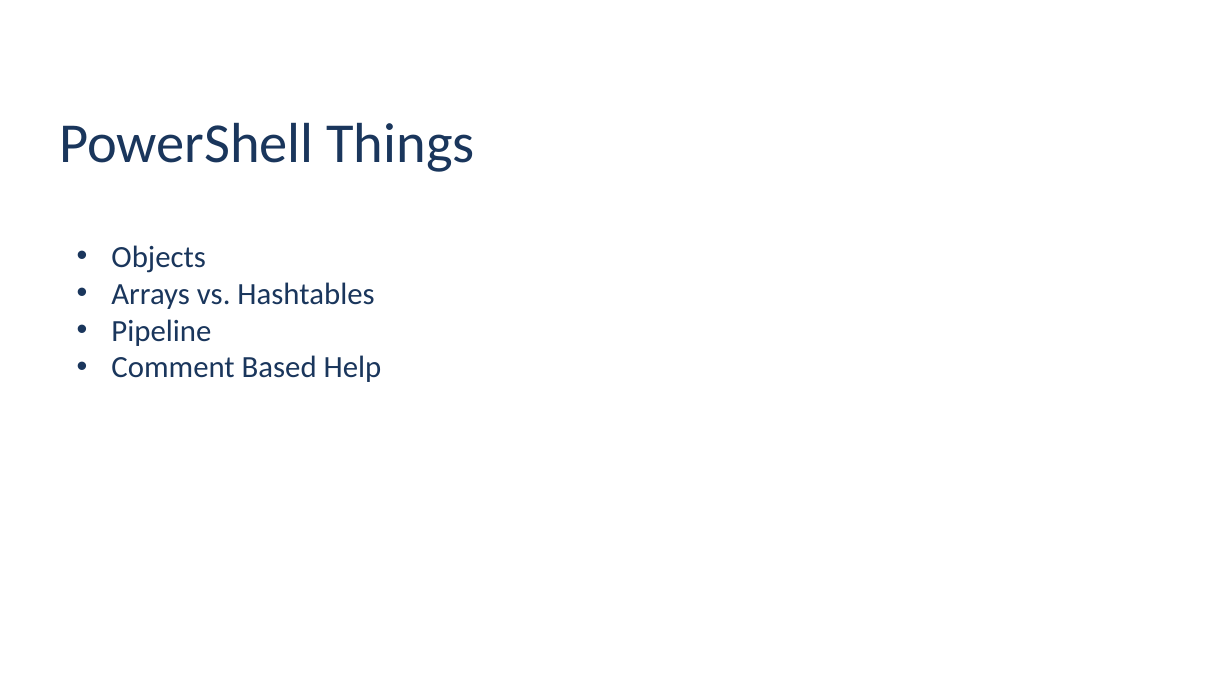
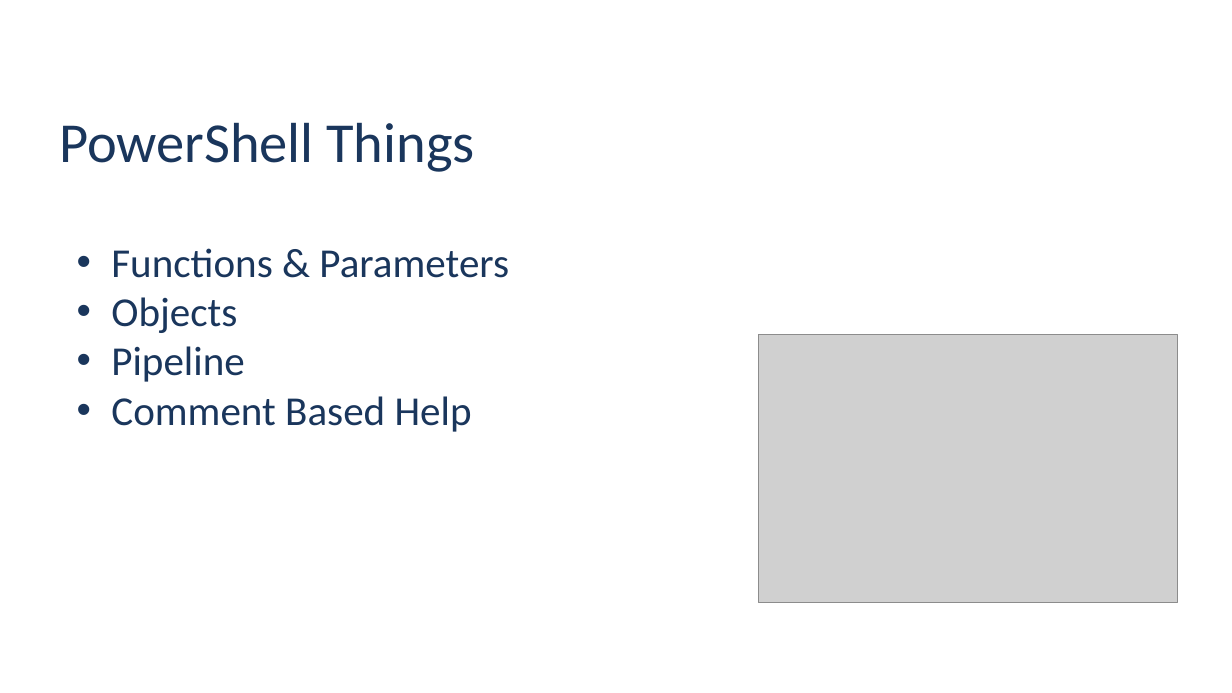
Before and after one commit to jpsider/Invoke-Automation, a slide deck: slide 9 of Powercli/PDX_VMUG_2023/UserCon-PPT-2023.pptx. Drawn at 1232x693 pixels with LibreOffice and Linux fonts; fonts in the diff are those of the drawing; grey boxes stand for pictures; background and template pictures are left out. Boxes give left, top, right and bottom in pixels: in the first picture for what was removed or moved away, otherwise in the second. Text is boxed around its words. In the diff, an @@ line names an element or a change of style, - is before the commit and + after.

```diff
--- a/Powercli/PDX_VMUG_2023/UserCon-PPT-2023.pptx
+++ b/Powercli/PDX_VMUG_2023/UserCon-PPT-2023.pptx
@@ text at (x1=111, y1=248, x2=509, y2=278): paragraph added @@
+• Functions & Parameters
@@ text at (x1=111, y1=282, x2=374, y2=309): paragraph removed @@
-• Arrays vs. Hashtables
@@ text at (x1=111, y1=297, x2=472, y2=432): size 24 to 32 pt in "Objects", "Pipeline", "Comment Based Help" @@
@@ picture added at (x1=759, y1=335, x2=1178, y2=604) @@
```
Also in this commit, not shown: 10 other slides changed, 3 slides added, 3 slides removed, 1 other file.
